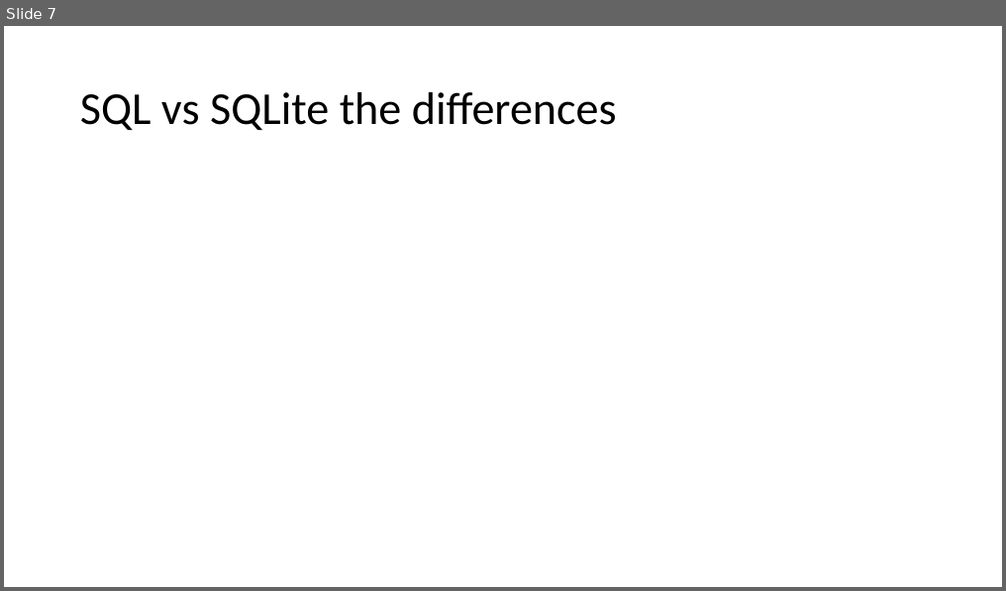
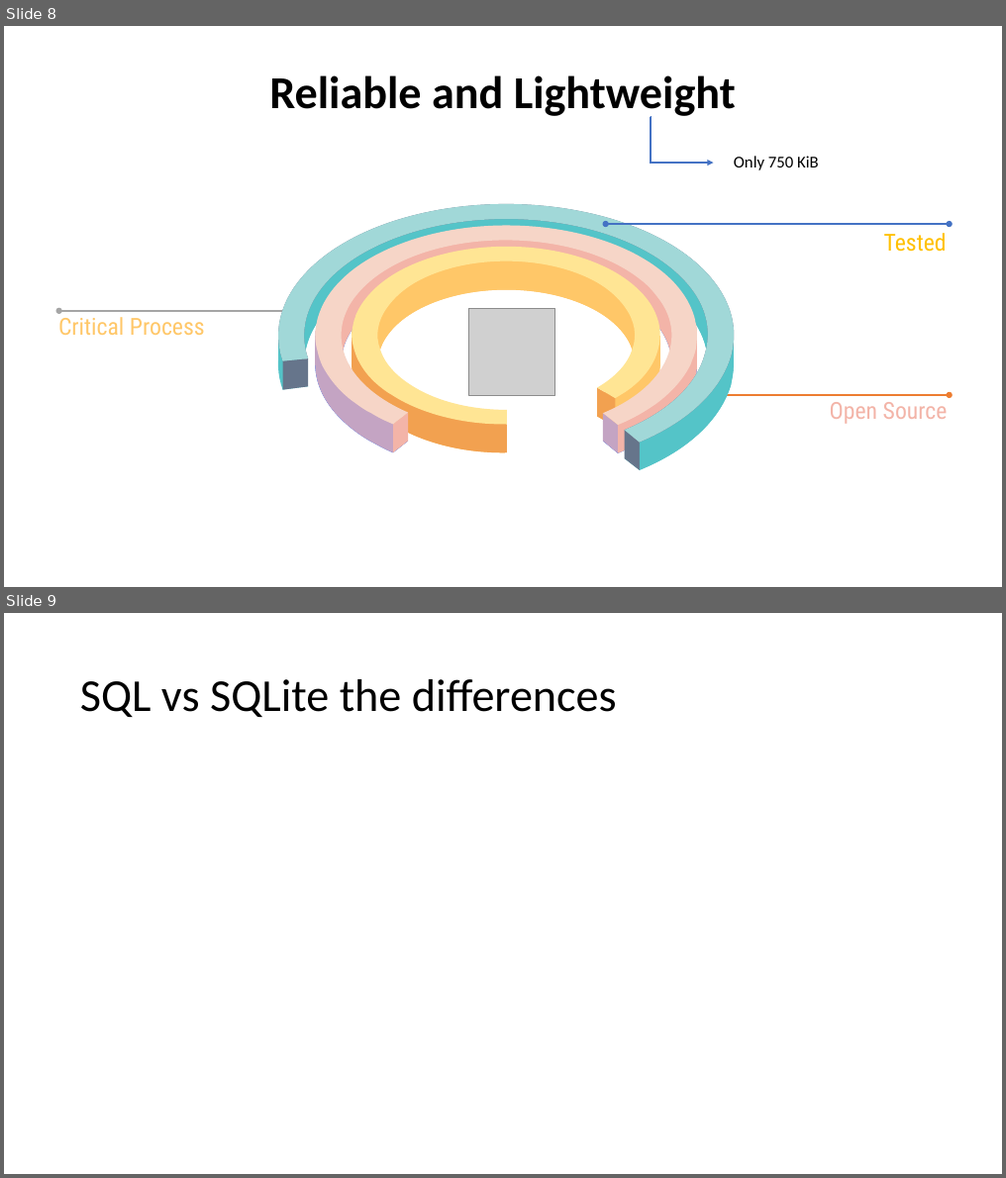
Before and after one commit to AntonioPirani/SQLiteProject, a slide deck: Presentation.pptx. Shown one above the other, each under a label of ours: slide 7 before the commit, slides 8 and 9 after it. The pictures are 1006x591 and 1006x1178 pixels, drawn with LibreOffice and Linux fonts; fonts in the diff are those of the drawing; grey boxes stand for pictures. Boxes give left, top, right and bottom in pixels: in the first picture for what was removed or moved away, otherwise in the second. Text is boxed around its words. In the diff, an @@ line names an element or a change of style, - is before the commit and + after.

```diff
--- a/Presentation.pptx
+++ b/Presentation.pptx
@@ slide 8 added at (4,26,1002,587), background #FFFFFF @@
@@ title added at (269,76,736,120), 44 pt, text #000000, bold @@
+Reliable and Lightweight
@@ elbow arrow added from (650, 116) to (714, 163), #4472C4 1.5 pt @@
@@ text added at (734,156,819,171), 16 pt, text #000000 @@
+Only 750 KiB
@@ double arrow added from (949, 224) to (606, 224), #4472C4 1.5 pt @@
@@ text added at (884,233,946,252), 22.7 pt, text #FFC000 @@
+Tested
@@ group added at (265,204,741,471): 26 freeform shapes @@
@@ text added at (58,317,205,335), 22.7 pt, text #FFC768 @@
+Critical Process
@@ double arrow added from (403, 311) to (59, 311), #A5A5A5 1.5 pt @@
@@ picture added at (468,309,555,396) @@
@@ double arrow added from (949, 395) to (606, 395), #ED7D31 1.5 pt @@
@@ text added at (830,402,947,424), 22.7 pt, text #F3B4A8 @@
+Open Source
@@ what was slide 7 is now slide 9 @@
```
Also in this commit, not shown: 2 slides changed, 3 other slides added, 2 slides removed.
